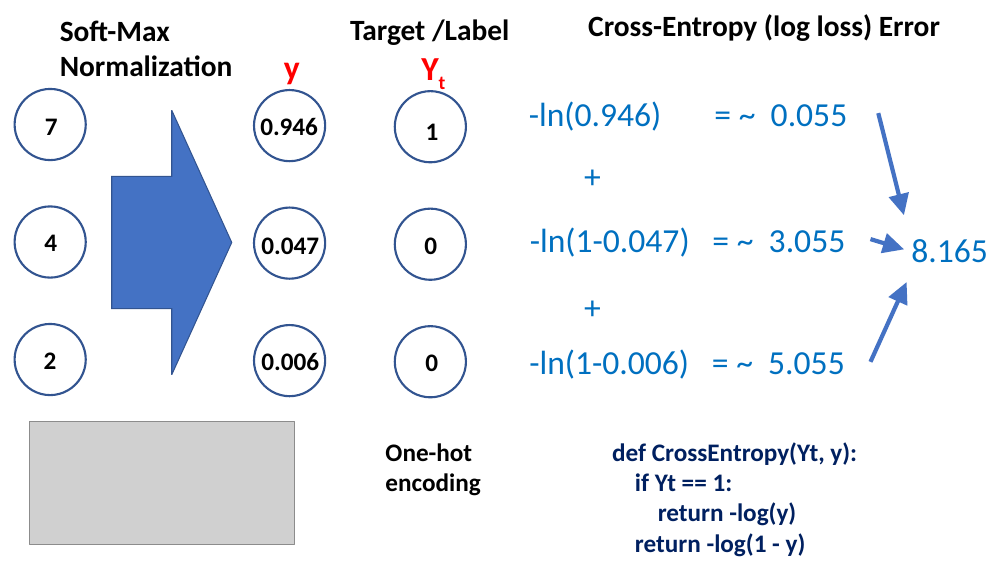
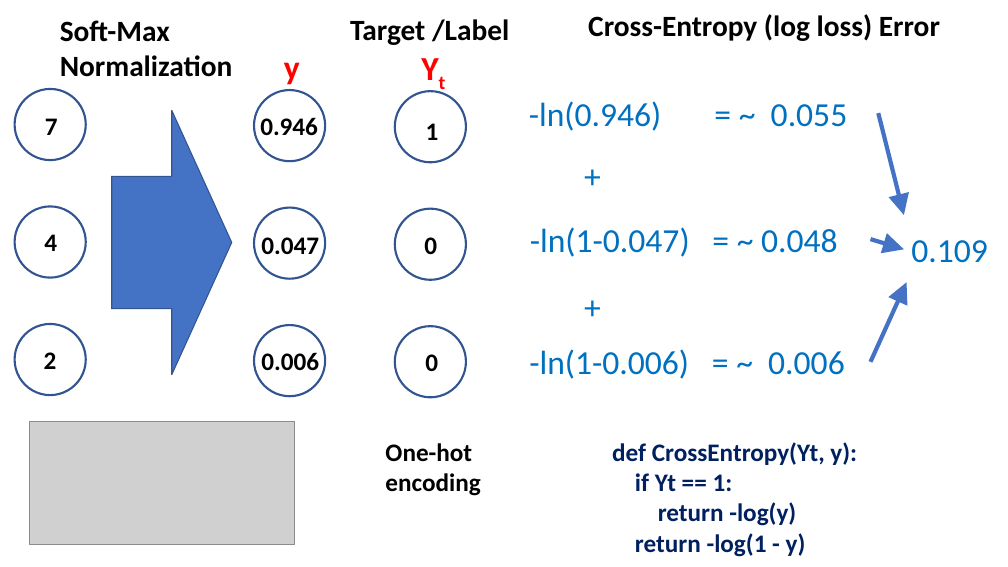
Before and after one commit to lselector/ml_ai_doc, a slide deck: slide 6 of Model_evaluation.pptx. Drawn at 1008x567 pixels with LibreOffice and Linux fonts; fonts in the diff are those of the drawing; grey boxes stand for pictures. Boxes give left, top, right and bottom in pixels: in the first picture for what was removed or moved away, otherwise in the second. Text is boxed around its words. In the diff, an @@ line names an element or a change of style, - is before the commit and + after.

```diff
--- a/Model_evaluation.pptx
+++ b/Model_evaluation.pptx
@@ text at bbox=[530, 227, 838, 257]: text changed @@
--ln(1-0.047) = ~ 3.055
+-ln(1-0.047) = ~ 0.048
@@ text at bbox=[911, 240, 988, 263]: text changed @@
-8.165
+0.109
@@ text at bbox=[529, 349, 845, 379]: text changed @@
--ln(1-0.006) = ~ 5.055
+-ln(1-0.006) = ~ 0.006
```
Also in this commit, not shown: 1 other slide changed, 1 other file.
